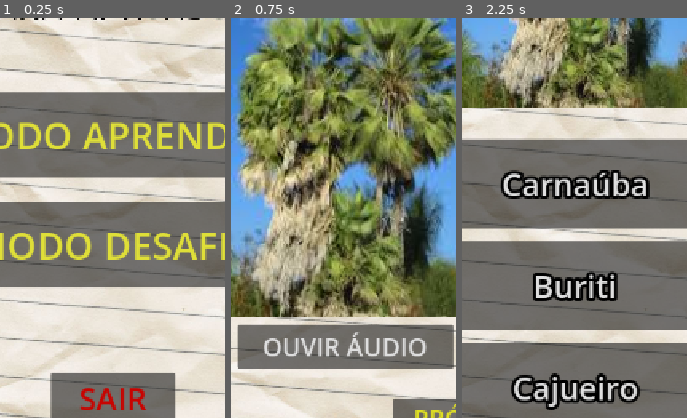
Above: before the commit, frames 1-3 (left to right).
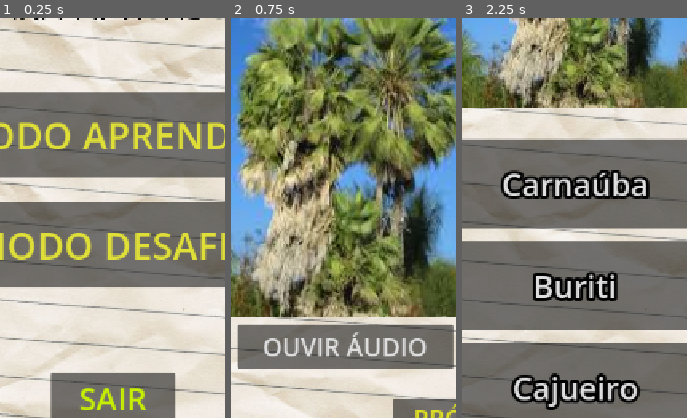
Above: after the commit, the same moments.

Repository: cetimarsdopiauiparaomundo-arch/PiauiMundo-sinais-piau-
Game: Godot game, scene res://scenes/tela_home.tscn
Two runs of this game, one before a commit and one after it. Both use one fixed random seed, a clock stepped at 60 frames per second and the inputs below.
Inputs:
- Up to frame 1 (0.25 s): no input
- Up to frame 2 (0.75 s): click "MODO APRENDER" at 0.5 s
- Up to frame 3 (2.25 s): click "HOME" at 1.25 s; click "MODO DESAFIO" at 2 s
The pictures show only the part of the screen within x 25-75%, y 44-94%; the shares and areas given below are measured in that part.

The runs differ from the first frame. In frame 1, 0.9% of the frame differs, in the area x 35-65%, y 92-98%; in frame 2, nothing differs; in frame 3, nothing differs.

Commit message:
Lógica funcionando!
OK!

Diff:
--- a/resources/varied/question_aprender/aprender1.tres
+++ b/resources/varied/question_aprender/aprender1.tres
@@ -1,7 +1,7 @@
 [gd_resource type="Resource" script_class="QuizQuestion" format=3 uid="uid://b05pw6bhc3tc3"]
 
-[ext_resource type="Texture2D" uid="uid://dlv64w83tnb35" path="res://image/carnauba.jpg" id="1_at0jq"]
-[ext_resource type="AudioStream" uid="uid://bq3w8b0b7glt3" path="res://image/sounds/som_acerto.mp3" id="1_dgu7v"]
+[ext_resource type="Texture2D" uid="uid://dlv64w83tnb35" path="res://midia/carnauba.jpg" id="1_at0jq"]
+[ext_resource type="AudioStream" uid="uid://bq3w8b0b7glt3" path="res://midia/sounds/som_acerto.mp3" id="1_dgu7v"]
 [ext_resource type="Script" uid="uid://dsacn43yg1b3x" path="res://scripts/resources/question.gd" id="2_dgu7v"]
 
 [resource]
--- a/resources/varied/question_aprender/aprender2.tres
+++ b/resources/varied/question_aprender/aprender2.tres
@@ -1,6 +1,6 @@
 [gd_resource type="Resource" script_class="QuizQuestion" format=3 uid="uid://cb66c83qdld5v"]
 
-[ext_resource type="Texture2D" uid="uid://b068plew1cfw6" path="res://image/caju.jpg" id="1_wbb1f"]
+[ext_resource type="Texture2D" uid="uid://b068plew1cfw6" path="res://midia/caju.jpg" id="1_wbb1f"]
 [ext_resource type="Script" uid="uid://dsacn43yg1b3x" path="res://scripts/resources/question.gd" id="2_vdl6v"]
 
 [resource]
--- a/resources/varied/question_aprender/aprender3.tres
+++ b/resources/varied/question_aprender/aprender3.tres
@@ -1,6 +1,6 @@
 [gd_resource type="Resource" script_class="QuizQuestion" format=3 uid="uid://bts3nto8mbcsr"]
 
-[ext_resource type="Texture2D" uid="uid://beqb2kxvqt51l" path="res://image/opala.jpg" id="1_ol48t"]
+[ext_resource type="Texture2D" uid="uid://beqb2kxvqt51l" path="res://midia/opala.jpg" id="1_ol48t"]
 [ext_resource type="Script" uid="uid://dsacn43yg1b3x" path="res://scripts/resources/question.gd" id="2_ypt0e"]
 
 [resource]
--- a/resources/varied/question_desafio/carnaúba.tres
+++ b/resources/varied/question_desafio/carnaúba.tres
@@ -1,6 +1,6 @@
 [gd_resource type="Resource" script_class="QuizQuestion" format=3 uid="uid://dqqiwlxbcesse"]
 
-[ext_resource type="Texture2D" uid="uid://dlv64w83tnb35" path="res://image/carnauba.jpg" id="1_lfov8"]
+[ext_resource type="Texture2D" uid="uid://dlv64w83tnb35" path="res://midia/carnauba.jpg" id="1_lfov8"]
 [ext_resource type="Script" uid="uid://dsacn43yg1b3x" path="res://scripts/resources/question.gd" id="2_h01tt"]
 
 [resource]
--- a/resources/varied/question_desafio/desafio_caju.tres
+++ b/resources/varied/question_desafio/desafio_caju.tres
@@ -1,6 +1,6 @@
 [gd_resource type="Resource" script_class="QuizQuestion" format=3 uid="uid://bjdn17kggx16k"]
 
-[ext_resource type="Texture2D" uid="uid://b068plew1cfw6" path="res://image/caju.jpg" id="1_do34h"]
+[ext_resource type="Texture2D" uid="uid://b068plew1cfw6" path="res://midia/caju.jpg" id="1_do34h"]
 [ext_resource type="Script" uid="uid://dsacn43yg1b3x" path="res://scripts/resources/question.gd" id="2_5o0lu"]
 
 [resource]
--- a/resources/varied/question_desafio/opala.tres
+++ b/resources/varied/question_desafio/opala.tres
@@ -1,6 +1,6 @@
 [gd_resource type="Resource" script_class="QuizQuestion" format=3 uid="uid://dx468gv5viiv3"]
 
-[ext_resource type="Texture2D" uid="uid://beqb2kxvqt51l" path="res://image/opala.jpg" id="1_ol48t"]
+[ext_resource type="Texture2D" uid="uid://beqb2kxvqt51l" path="res://midia/opala.jpg" id="1_ol48t"]
 [ext_resource type="Script" uid="uid://dsacn43yg1b3x" path="res://scripts/resources/question.gd" id="2_ypt0e"]
 
 [resource]
--- a/scenes/tela_aprender.tscn
+++ b/scenes/tela_aprender.tscn
@@ -1,9 +1,9 @@
 [gd_scene format=3 uid="uid://xag8ol7wewh0"]
 
 [ext_resource type="Script" uid="uid://3v1yn5x8rfni" path="res://scripts/controllers/controllers_tela_aprender.gd" id="1_slffl"]
-[ext_resource type="Texture2D" uid="uid://c6avau6ndbn00" path="res://image/fundo_tema/modoapreder.jpg" id="1_xbmrn"]
+[ext_resource type="Texture2D" uid="uid://c6avau6ndbn00" path="res://midia/fundo_tema/modoapreder.jpg" id="1_xbmrn"]
 [ext_resource type="Resource" uid="uid://ts4oce0mvopv" path="res://resources/varied/theme/theme_varied_aprender.tres" id="2_ek0j4"]
-[ext_resource type="AudioStream" uid="uid://vdw6rue1urud" path="res://image/sounds/som_proxima.mp3" id="4_6nego"]
+[ext_resource type="AudioStream" uid="uid://vdw6rue1urud" path="res://midia/sounds/som_proxima.mp3" id="4_6nego"]
 
 [node name="CanvasLayer" type="CanvasLayer" unique_id=358581762]
 script = ExtResource("1_slffl")
--- a/scenes/tela_desafio.tscn
+++ b/scenes/tela_desafio.tscn
@@ -1,13 +1,13 @@
 [gd_scene format=3 uid="uid://dn37dixggxru6"]
 
 [ext_resource type="Script" uid="uid://csfpqmdeixb1i" path="res://scripts/controllers/game_controllers.gd" id="1_2805t"]
-[ext_resource type="Texture2D" uid="uid://b5gfythgijxkp" path="res://image/fundo_tema/tema_desafio.jpg" id="1_i0tg1"]
+[ext_resource type="Texture2D" uid="uid://b5gfythgijxkp" path="res://midia/fundo_tema/tema_desafio.jpg" id="1_i0tg1"]
 [ext_resource type="Resource" uid="uid://8nsdnn2h0fq5" path="res://resources/varied/theme/theme_varied.tres" id="2_sx55a"]
-[ext_resource type="AudioStream" uid="uid://djehjx2seoujt" path="res://image/sounds/SomCorreta.ogg" id="4_ske3u"]
-[ext_resource type="Texture2D" uid="uid://64thpfnciwgm" path="res://image/sounds/tela_progresso.jpg" id="5_843m0"]
-[ext_resource type="AudioStream" uid="uid://cna63wcce4wo" path="res://image/sounds/SomErro.ogg" id="5_c1o6v"]
-[ext_resource type="Texture2D" uid="uid://e6aihxts5hsa" path="res://image/fundo_tema/tema_curiosidade.png" id="6_c1o6v"]
-[ext_resource type="AudioStream" uid="uid://vdw6rue1urud" path="res://image/sounds/som_proxima.mp3" id="7_c6wtj"]
+[ext_resource type="AudioStream" uid="uid://djehjx2seoujt" path="res://midia/sounds/SomCorreta.ogg" id="4_ske3u"]
+[ext_resource type="Texture2D" uid="uid://64thpfnciwgm" path="res://midia/sounds/tela_progresso.jpg" id="5_843m0"]
+[ext_resource type="AudioStream" uid="uid://cna63wcce4wo" path="res://midia/sounds/SomErro.ogg" id="5_c1o6v"]
+[ext_resource type="Texture2D" uid="uid://e6aihxts5hsa" path="res://midia/fundo_tema/tema_curiosidade.png" id="6_c1o6v"]
+[ext_resource type="AudioStream" uid="uid://vdw6rue1urud" path="res://midia/sounds/som_proxima.mp3" id="7_c6wtj"]
 
 [node name="Main_Desafio" type="CanvasLayer" unique_id=358581762]
 script = ExtResource("1_2805t")
--- a/scenes/tela_home.tscn
+++ b/scenes/tela_home.tscn
@@ -1,8 +1,8 @@
 [gd_scene format=3 uid="uid://bcqk3rmrv2vhn"]
 
 [ext_resource type="Script" uid="uid://ff0gd5onrlio" path="res://scripts/controllers/home.gd" id="1_jfreh"]
-[ext_resource type="Texture2D" uid="uid://c42vfw3rltcmm" path="res://image/fundo_tema/telainicial.jpg" id="2_0c2ro"]
-[ext_resource type="AudioStream" uid="uid://vdw6rue1urud" path="res://image/sounds/som_proxima.mp3" id="3_0c2ro"]
+[ext_resource type="Texture2D" uid="uid://c42vfw3rltcmm" path="res://midia/fundo_tema/telainicial.jpg" id="2_0c2ro"]
+[ext_resource type="AudioStream" uid="uid://vdw6rue1urud" path="res://midia/sounds/som_proxima.mp3" id="3_0c2ro"]
 
 [node name="CanvasLayer" type="CanvasLayer" unique_id=358581762]
 script = ExtResource("1_jfreh")
@@ -49,7 +49,7 @@
 offset_top = 1136.0
 offset_right = 463.0
 offset_bottom = 1217.0
-theme_override_colors/font_color = Color(0.78178775, 0.012797461, 0, 1)
+theme_override_colors/font_color = Color(0.78039217, 0.9411765, 0, 1)
 theme_override_font_sizes/font_size = 50
 text = "SAIR"
 
Not shown, removed: image/sounds/SomCorreta.ogg.import
Not shown, removed: image/sounds/SomErro.ogg.import
Not shown, removed: image/sounds/som_acerto.mp3.import
Not shown, removed: image/sounds/som_proxima.mp3.import
Renamed: image/caju.jpg -> midia/caju.jpg
Not shown, changed: midia/caju.jpg.import
Renamed: image/carnauba.jpg -> midia/carnauba.jpg
Not shown, changed: midia/carnauba.jpg.import
Renamed: image/fundo_tema/modoapreder.jpg -> midia/fundo_tema/modoapreder.jpg
Not shown, changed: midia/fundo_tema/modoapreder.jpg.import
Renamed: image/fundo_tema/telainicial.jpg -> midia/fundo_tema/telainicial.jpg
Not shown, changed: midia/fundo_tema/telainicial.jpg.import
(and 20 more such lines)
